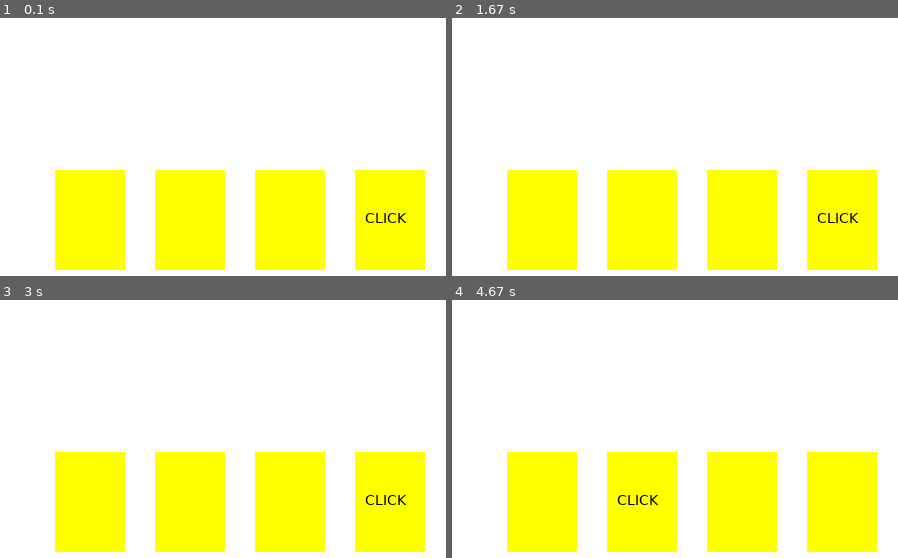
Above: before the commit, frames 1-4 (two rows, left to right).
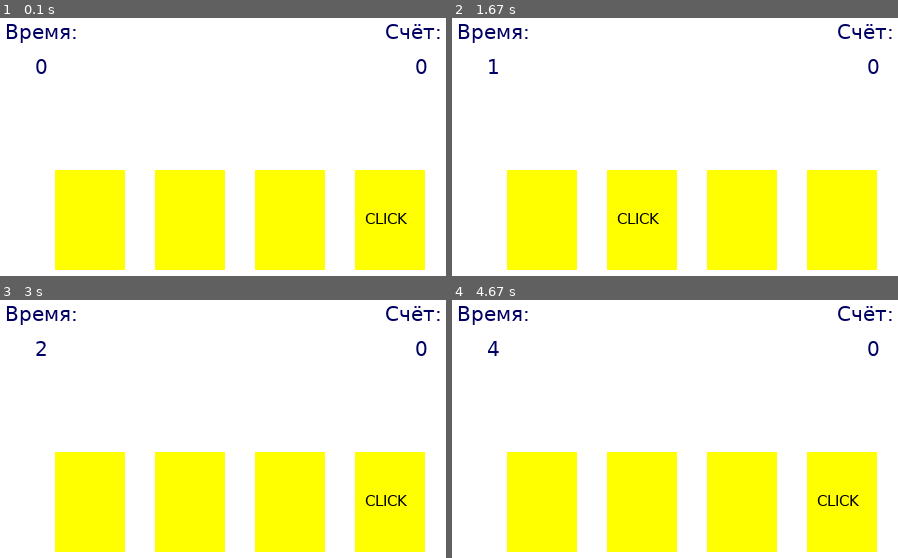
Above: after the commit, the same moments.

Repository: GaifullinDamir/PyGameFastClicker
Game: pygame game, started from PyGameFastClicker/PyGameFastClicker.py
The game is run twice, just before and just after one commit, with the same random seed, the same clock (stepped at 60 frames per second) and the same inputs.
Inputs (mouse positions are in pixels of both pictures, inside the frame that each line leads up to):
- Up to frame 1 (0.1 s): no input
- Up to frame 2 (1.67 s): click (848, 234) at 0.4 s; click (567, 252) at 0.73 s
- Up to frame 3 (3 s): no input
- Up to frame 4 (4.67 s): no input

The runs differ from the first frame. In frame 1, 1.0% of the frame differs, in the area x 1-99%, y 2-80%; in frame 2, 1.1%; in frame 3, 0.9%; in frame 4, 1.1%.

Commit message:
Final version

Diff:
--- a/PyGameFastClicker/PyGameFastClicker.py
+++ b/PyGameFastClicker/PyGameFastClicker.py
@@ -2,57 +2,82 @@
 import time
 
 pygame.init()
-backColor = (255, 255, 255)
-mainWindow = pygame.display.set_mode((500, 500))
-mainWindow.fill(backColor)
+back = (255, 255, 255)
+mw = pygame.display.set_mode((500, 500))
+mw.fill(back)
 clock = pygame.time.Clock()
 
+'''класс прямоугольник'''
 class Area():
-    def __init__(self, x=0, y=0, width=10, height=10, color = None):
-        self.rect = pygame.Rect(x, y, width, height)
-        self.fillColor = color
-    def color(self,newColor):
-        self.fillColor = newColor
-    def fill(self):
-        pygame.draw.rect(mainWindow, self.fillColor, self.rect)
-    def outline(self, frameColor, thickness):
-        pygame.draw.rect(mainWindow, frameColor, self.rect, thickness)
-    def collidepoint(self, x, y):
-        return self.rect.collidepoint(x, y)
+  def __init__(self, x=0, y=0, width=10, height=10, color=None):
+      self.rect = pygame.Rect(x, y, width, height) #прямоугольник
+      self.fill_color = color
+  def color(self, new_color):
+      self.fill_color = new_color
+  def fill(self):
+      pygame.draw.rect(mw, self.fill_color, self.rect)
+  def outline(self, frame_color, thickness): #обводка существующего прямоугольника
+      pygame.draw.rect(mw, frame_color, self.rect, thickness)
+  def collidepoint(self, x, y):
+      return self.rect.collidepoint(x, y)
 
+'''класс надпись'''
 class Label(Area):
-    def setText(self, text, fsize = 12, textColor = (0, 0, 0)):
-        self.image = pygame.font.SysFont('verdana', fsize).render(text, True, textColor)
-    def draw(self, shiftX = 0, shiftY = 0):
-        self.fill()
-        mainWindow.blit(self.image, (self.rect.x + shiftX, self.rect.y +shiftY))
+  def set_text(self, text, fsize=12, text_color=(0, 0, 0)):
+      self.image = pygame.font.SysFont('verdana', fsize).render(text, True, text_color)
+  def draw(self, shift_x=0, shift_y=0):
+      self.fill()
+      mw.blit(self.image, (self.rect.x + shift_x, self.rect.y + shift_y))
 
 RED = (255, 0, 0)
 GREEN = (0, 255, 51)
 YELLOW = (255, 255, 0)
 DARK_BLUE = (0, 0, 100)
 BLUE = (80, 80, 255)
+LIGHT_GREEN = (200, 255, 200)
+LIGHT_RED = (250, 128, 114)
 cards = []
 num_cards = 4
 x = 70
 
+start_time = time.time()
+cur_time = start_time
+
+''' Интерфейс игры'''
+
+time_text = Label(0,0,50,50,back)
+time_text.set_text('Время:',20, DARK_BLUE)
+time_text.draw(20, 20)
+
+timer = Label(50,55,50,40,back)
+timer.set_text('0', 20, DARK_BLUE)
+timer.draw(0,0)
+
+score_text = Label(380,0,50,50,back)
+score_text.set_text('Счёт:',20 , DARK_BLUE)
+score_text.draw(20,20)
+
+score = Label(430,55,50,40,back)
+score.set_text('0', 20, DARK_BLUE)
+score.draw(0,0)
+
 for i in range(num_cards):
-  newCard = Label(x, 170, 70, 100, YELLOW)
-  newCard.outline(BLUE, 10)
-  newCard.setText('CLICK', 14)
-  cards.append(newCard)
+  new_card = Label(x, 170, 70, 100, YELLOW)
+  new_card.outline(BLUE, 10)
+  new_card.set_text('CLICK', 15)
+  cards.append(new_card)
   x = x + 100
+wait = 0
+points = 0
 
-wait = 0
 from random import randint
-
 while True:
+  '''Отрисовка карточек и отображение кликов'''
   if wait == 0:
-      #переносим надпись:
       wait = 20 #столько тиков надпись будет на одном месте
       click = randint(1, num_cards)
       for i in range(num_cards):
-          cards[i].color((255,255,0))
+          cards[i].color(YELLOW)
           if (i + 1) == click:
               cards[i].draw(10, 40)
           else:
@@ -60,5 +85,48 @@
   else:
       wait -= 1
 
+  '''Обработка кликов по карточкам'''
+  for event in pygame.event.get():
+      if event.type == pygame.MOUSEBUTTONDOWN and event.button == 1:
+          x, y = event.pos
+          for i in range(num_cards):
+              #ищем, в какую карту попал клик
+              if cards[i].collidepoint(x,y):
+                  if i + 1 == click: #если на карте есть надпись перекрашиваем в зелёный, плюс очко
+                      cards[i].color(GREEN)
+                      points += 1
+                  else: #иначе перекрашиваем в красный, минус очко
+                      cards[i].color(RED)
+                      points -= 1
+                  cards[i].fill()
+                  score.set_text(str(points),20, DARK_BLUE)
+                  score.draw(0,0)
+  '''Выигрыш и проигрыш'''
+  new_time = time.time()
+
+  if new_time - start_time  >= 11:
+       win = Label(0, 0, 500, 500, LIGHT_RED)
+       win.set_text("Время вышло!!!", 30, DARK_BLUE)
+       win.draw(110, 180)
+       break
+
+  if int(new_time) - int(cur_time) == 1: #проверяем, есть ли разница в 1 секунду между старым и новым временем
+       timer.set_text(str(int(new_time - start_time)), 20, DARK_BLUE)
+       timer.draw(0,0)
+       cur_time = new_time
+
+  if points >= 5:
+       win = Label(0, 0, 500, 500, LIGHT_GREEN)
+       win.set_text("Ты победил!!!", 60, DARK_BLUE)
+       win.draw(140, 180)
+       resul_time = Label(90, 230, 250, 250, LIGHT_GREEN)
+       resul_time.set_text("Время прохождения: " + str (int(new_time - start_time)) + " сек", 20, DARK_BLUE)
+
+       resul_time.draw(0, 0)
+
+       break
+
   pygame.display.update()
-  clock.tick(60)
+  clock.tick(20)
+
+#pygame.display.update()
